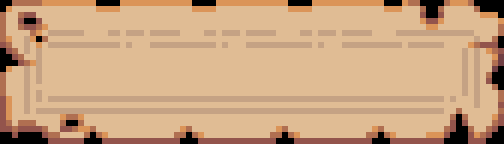
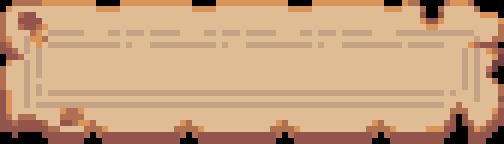
Comparing the layer stacks of the two w=504, h=144 images. Changes:
painted on "Background" over bbox(0, 60, 504, 138)
added layer "Layer 2" over bbox(0, 18, 504, 138)
